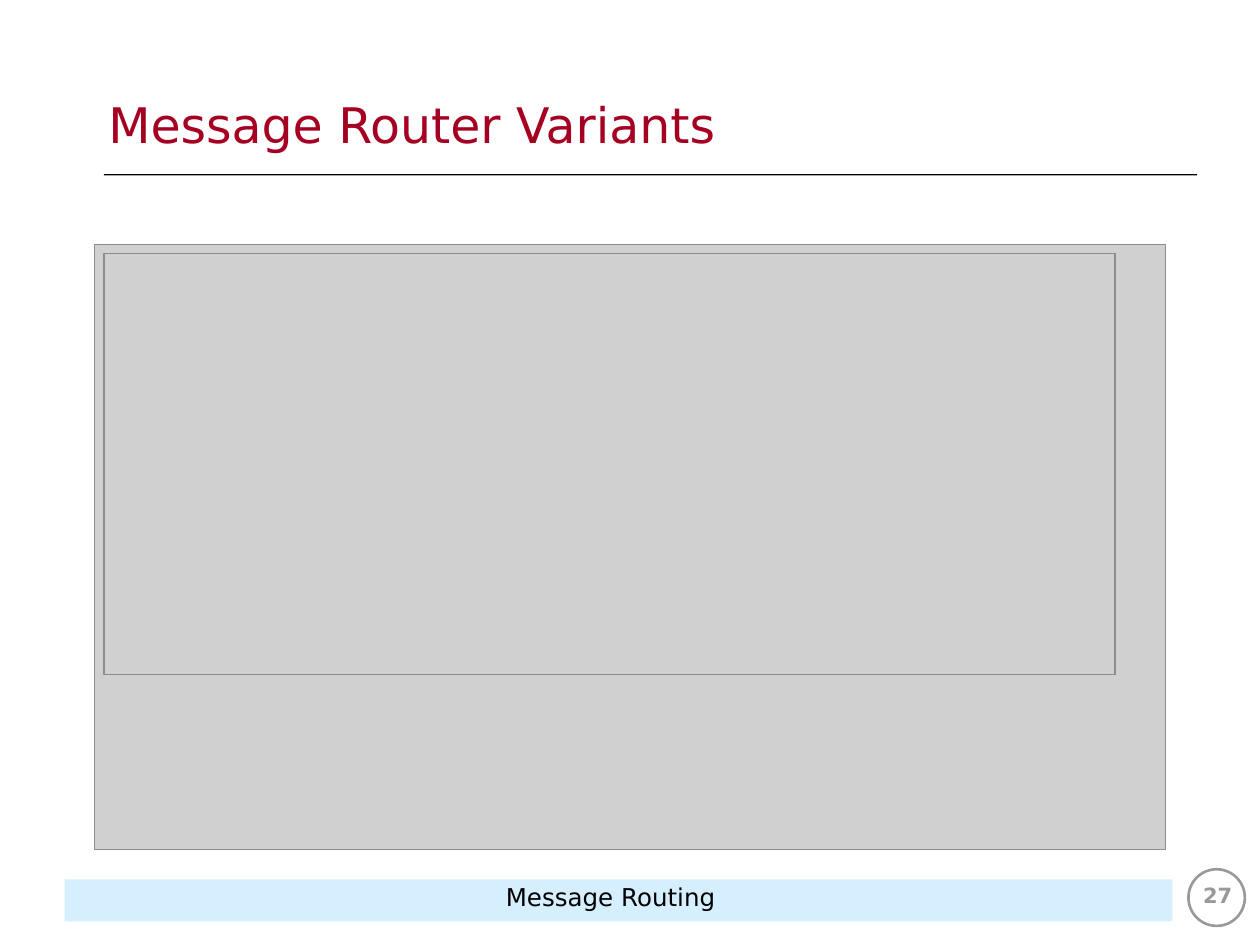
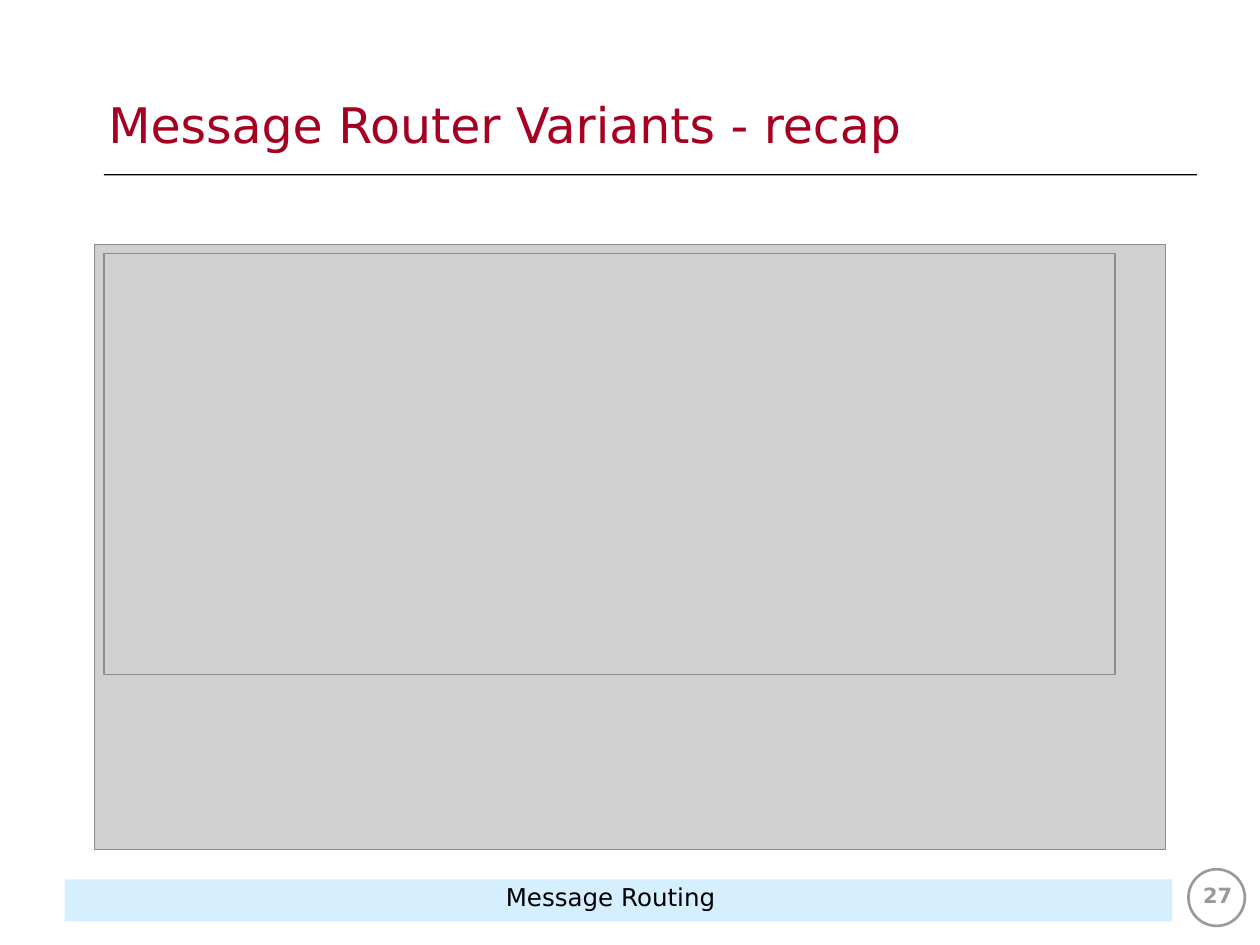
Before and after one commit to Koziar/soft2017fall-system-integration-teaching-material, a slide deck: slide 27 of lecture_notes/4_Message_Routing_(EIP 7).ppt. Drawn at 1260x945 pixels with LibreOffice and Linux fonts; fonts in the diff are those of the drawing; grey boxes stand for pictures. Boxes give left, top, right and bottom in pixels: in the first picture for what was removed or moved away, otherwise in the second. Text is boxed around its words. In the diff, an @@ line names an element or a change of style, - is before the commit and + after.

```diff
--- a/lecture_notes/4_Message_Routing_(EIP 7).ppt
+++ b/lecture_notes/4_Message_Routing_(EIP 7).ppt
@@ title at bbox=[108, 105, 901, 154]: text changed @@
-Message Router Variants
+Message Router Variants - recap
```
Also in this commit, not shown: 5 other slides changed, 8 other files.
